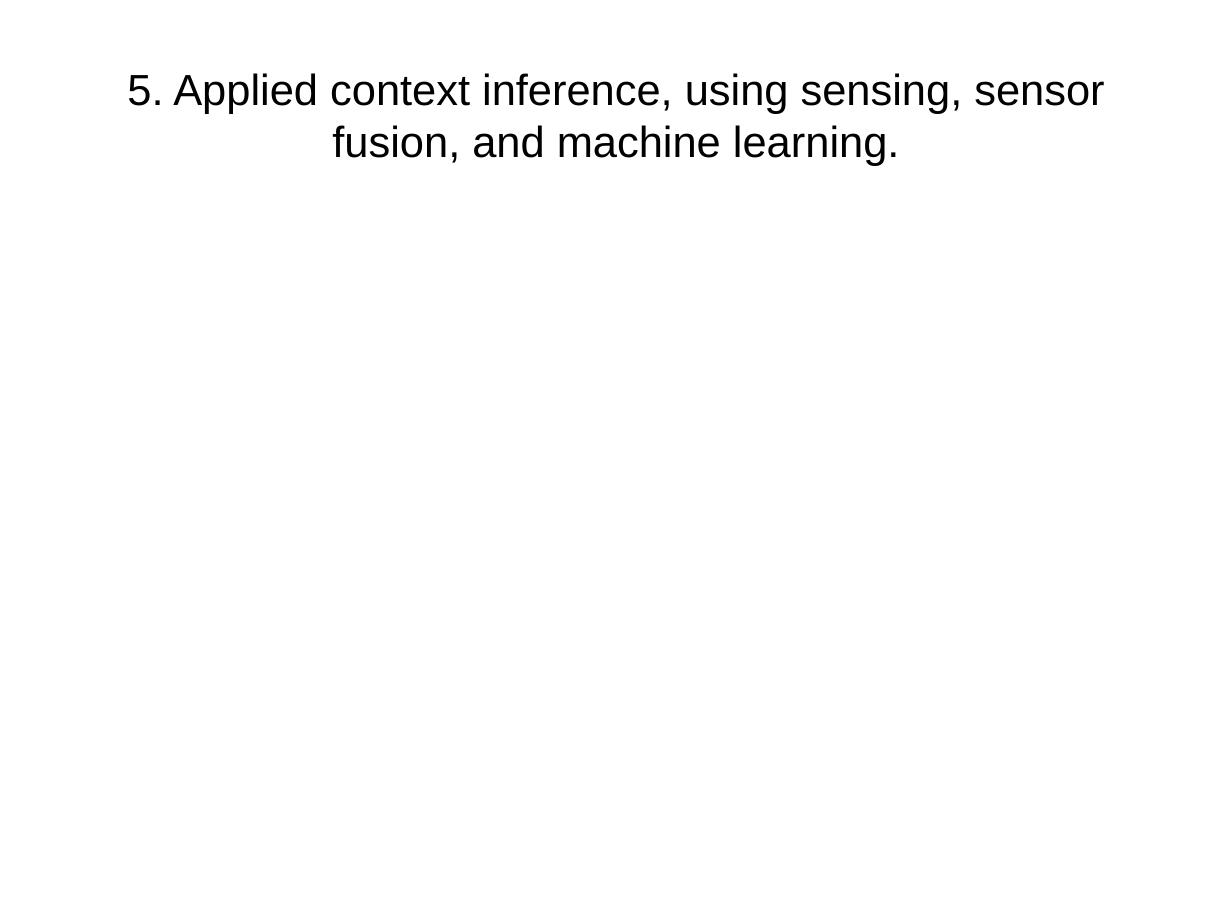
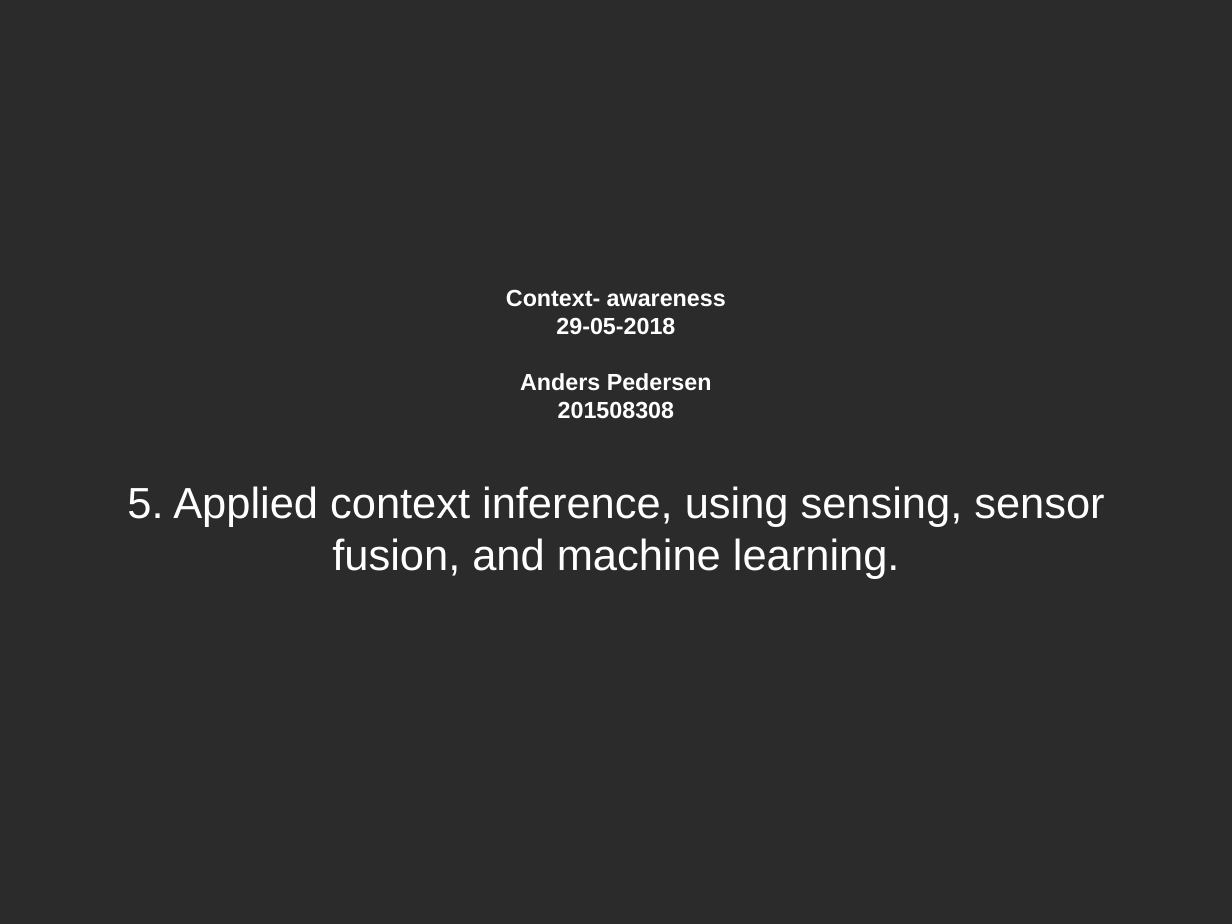
Before and after one commit to AndersHP/ContextAwarenessEksamen, a slide deck: slide 1 of 5AppliedContextInferenceUsingSensingAndML.odp. Drawn at 1232x924 pixels with LibreOffice and Linux fonts; fonts in the diff are those of the drawing; background and template pictures are left out; a plain dark background stands for a picture behind light text. Boxes give left, top, right and bottom in pixels: in the first picture for what was removed or moved away, otherwise in the second. Text is boxed around its words. In the diff, an @@ line names an element or a change of style, - is before the commit and + after.

```diff
--- a/5AppliedContextInferenceUsingSensingAndML.odp
+++ b/5AppliedContextInferenceUsingSensingAndML.odp
@@ background #FFFFFF to picture (left out) @@
@@ title at [127,289,1104,579]: text changed; text colour #000000 to #FFFFFF @@
-5. Applied context inference, using sensing, sensor fusion, and machine learning.
+Context- awareness
+29-05-2018
+Anders Pedersen
+201508308
+5. Applied context inference, using sensing, sensor fusion, and machine learning.
```
Also in this commit, not shown: 10 slides added, 4 other files.
